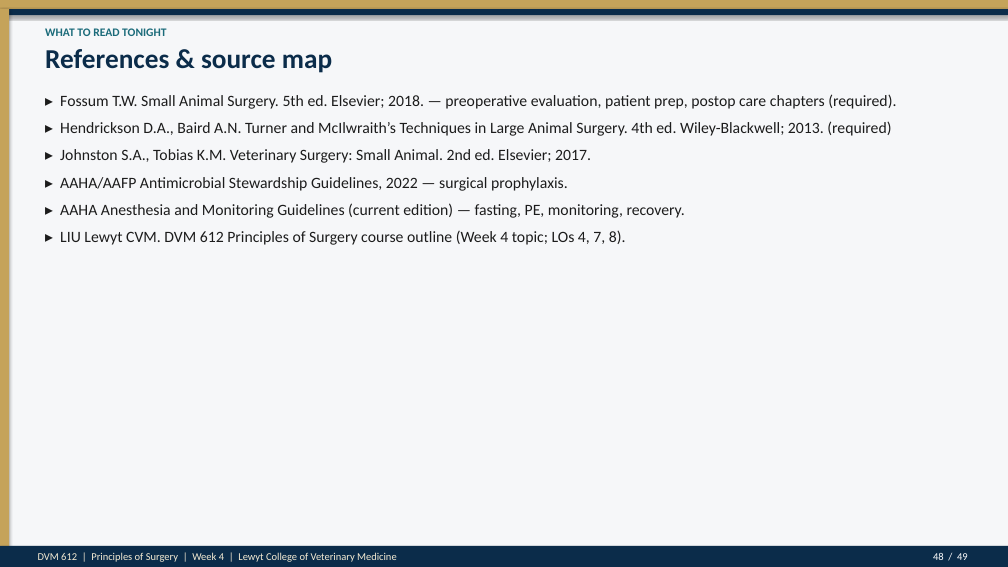
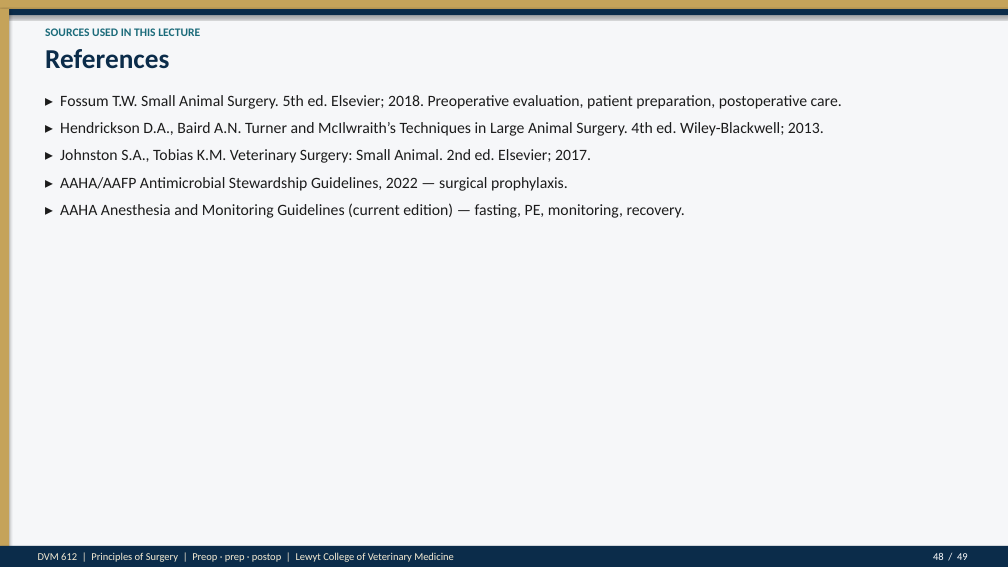
Before and after one commit to drkimvet/happycare, a slide deck: slide 48 of lectures/DVM-612_Week4_Preop_PatientPrep_Postop.pptx. Drawn at 1008x567 pixels with LibreOffice and Linux fonts; fonts in the diff are those of the drawing. Boxes give left, top, right and bottom in pixels: in the first picture for what was removed or moved away, otherwise in the second. Text is boxed around its words. In the diff, an @@ line names an element or a change of style, - is before the commit and + after.

```diff
--- a/lectures/DVM-612_Week4_Preop_PatientPrep_Postop.pptx
+++ b/lectures/DVM-612_Week4_Preop_PatientPrep_Postop.pptx
@@ text at (45, 28, 200, 36): text changed @@
-WHAT TO READ TONIGHT
+SOURCES USED IN THIS LECTURE
@@ text at (45, 49, 169, 69): text changed @@
-References & source map
+References
@@ text at (60, 95, 842, 136): text changed @@
-▸ Fossum T.W. Small Animal Surgery. 5th ed. Elsevier; 2018. — preoperative evaluation, patient prep, postop care chapters (required).
-▸ Hendrickson D.A., Baird A.N. Turner and McIlwraith’s Techniques in Large Animal Surgery. 4th ed. Wiley-Blackwell; 2013. (required)
+▸ Fossum T.W. Small Animal Surgery. 5th ed. Elsevier; 2018. Preoperative evaluation, patient preparation, postoperative care.
+▸ Hendrickson D.A., Baird A.N. Turner and McIlwraith’s Techniques in Large Animal Surgery. 4th ed. Wiley-Blackwell; 2013.
@@ text at (60, 230, 626, 245): paragraph removed @@
-▸ LIU Lewyt CVM. DVM 612 Principles of Surgery course outline (Week 4 topic; LOs 4, 7, 8).
@@ text at (38, 552, 454, 562): text changed @@
-DVM 612 | Principles of Surgery | Week 4 | Lewyt College of Veterinary Medicine
+DVM 612 | Principles of Surgery | Preop · prep · postop | Lewyt College of Veterinary Medicine
```
Also in this commit, not shown: 45 other slides changed, 2 other files.
